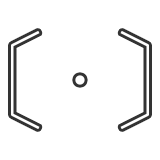
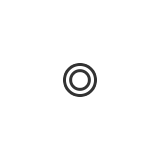
Layers edited between the first and the second 160 x 160 image:
added layer "向量圖智慧型物件 拷貝 2" above "向量圖智慧型物件" over [66,66,94,94]
hid "向量圖智慧型物件" (2nd of 4) over [10,31,150,129]
